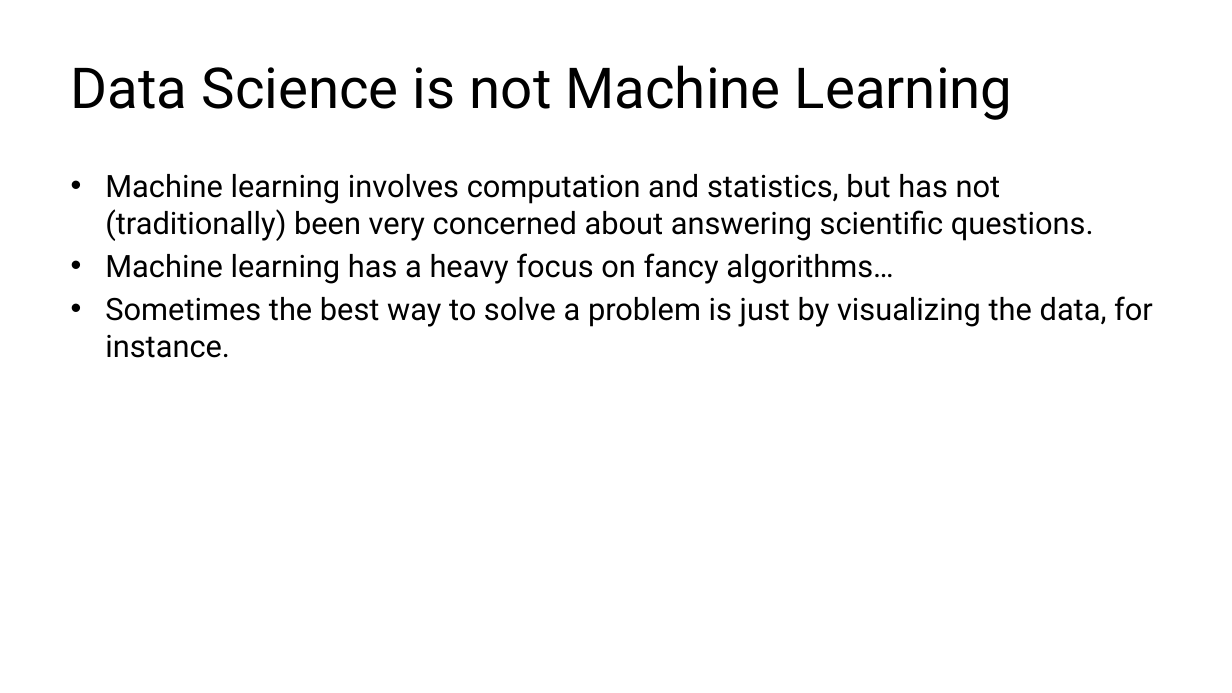
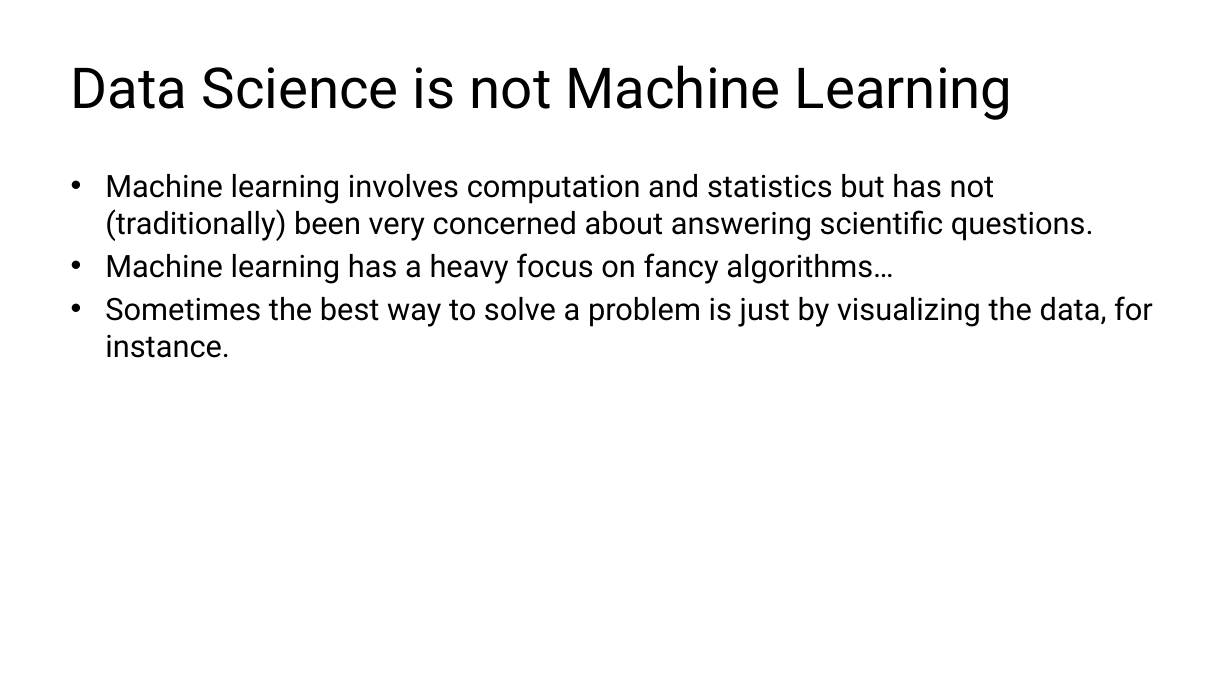
Before and after one commit to kershrita/Data-Science-Roadmap, a slide deck: slide 6 of slides/Session 01 - Introduction to Data Science.pptx. Drawn at 1232x693 pixels with LibreOffice and Linux fonts; fonts in the diff are those of the drawing. Boxes give left, top, right and bottom in pixels: in the first picture for what was removed or moved away, otherwise in the second. Text is boxed around its words. In the diff, an @@ line names an element or a change of style, - is before the commit and + after.

```diff
--- a/slides/Session 01 - Introduction to Data Science.pptx
+++ b/slides/Session 01 - Introduction to Data Science.pptx
@@ text at [105, 174, 1094, 241]: text changed @@
-• Machine learning involves computation and statistics, but has not (traditionally) been very concerned about answering scientific questions.
+• Machine learning involves computation and statistics but has not (traditionally) been very concerned about answering scientific questions.
```
